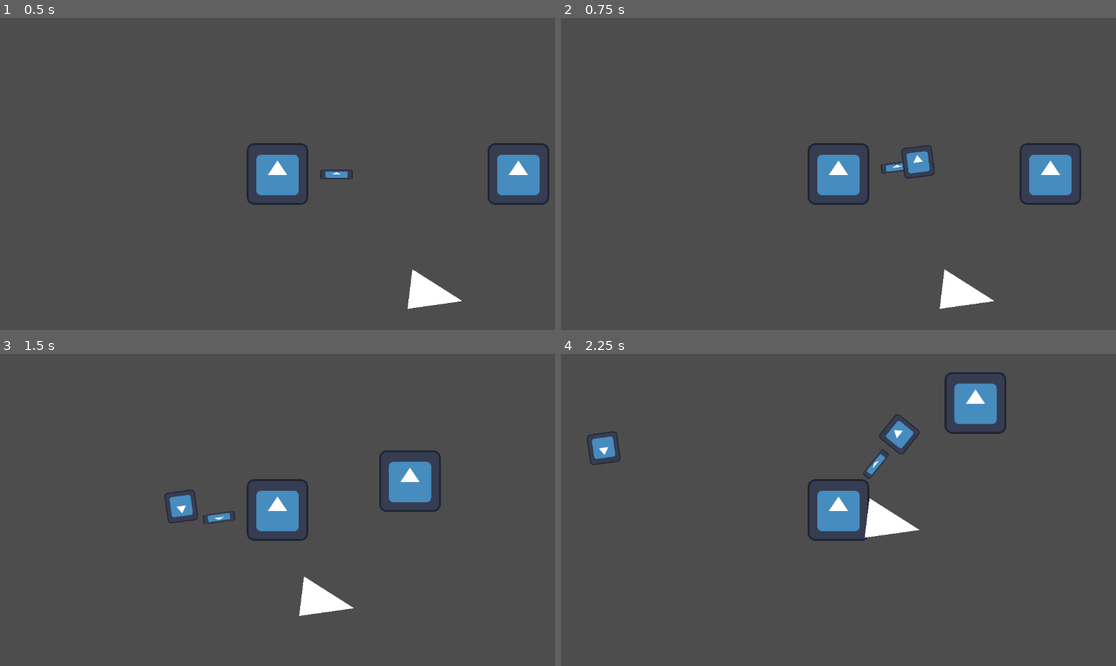
Above: before the commit, frames 1-4 (two rows, left to right).
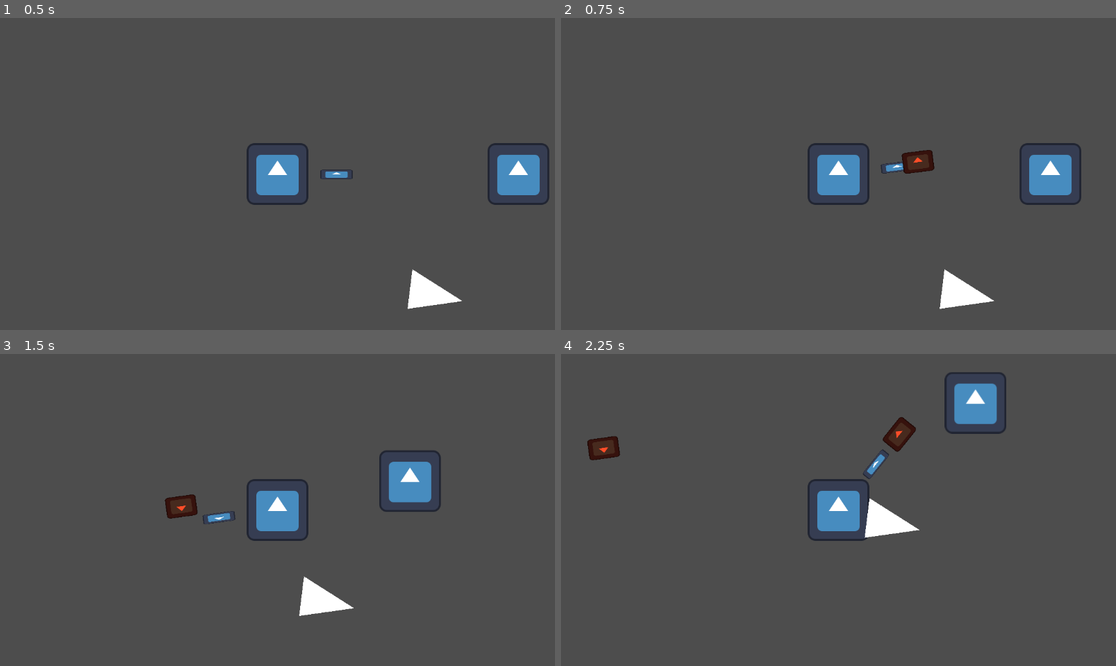
Above: after the commit, the same moments.

Repository: gbtsui/biofuel
Game: Godot game, scene res://testWorld.tscn
The game is run twice, just before and just after one commit, with the same random seed, the same clock (stepped at 60 frames per second) and the same inputs. Before the commit the project has no main scene; this scene is started directly in both runs. The engine's default icon, where the game draws it, is replaced by a stand-in: a white triangle on a blue panel in a dark square.
Inputs (mouse positions are in pixels of both pictures, inside the frame that each line leads up to):
- Up to frame 1 (0.5 s): no input
- Up to frame 2 (0.75 s): tap Enter at 0.5 s; move the mouse to (960, 158) at 0.52 s; hold D (right) from 0.53 s (still down); click (960, 158) at 0.6 s
- Up to frame 3 (1.5 s): move the mouse to (166, 525) at 1.27 s; release D (right) at 1.28 s; hold S (down) from 1.28 s (still down); click (166, 525) at 1.35 s
- Up to frame 4 (2.25 s): move the mouse to (894, 441) at 2.02 s; release S (down) at 2.03 s; hold D (right) from 2.03 s (still down); click (894, 441) at 2.1 s

Frame 1 is identical in both runs. In frame 2, 0.4% of the frame differs, in the area x 61-68%, y 40-52%; in frame 3, 0.4%; in frame 4, 0.9%, in the area x 4-65%, y 19-36%.

Commit message:
test: fire bullets :3

Diff:
--- a/project.godot
+++ b/project.godot
@@ -11,6 +11,7 @@
 [application]
 
 config/name="biofuel"
+run/main_scene="res://testWorld.tscn"
 config/features=PackedStringArray("4.3", "GL Compatibility")
 config/icon="res://icon.svg"
 
@@ -61,6 +62,13 @@
 ]
 }
 
+[layer_names]
+
+2d_physics/layer_1="player"
+2d_physics/layer_2="enemy"
+2d_physics/layer_3="bullet"
+2d_physics/layer_4="obstacle"
+
 [rendering]
 
 renderer/rendering_method="gl_compatibility"
--- a/scenes/bullets/bullet.tscn
+++ b/scenes/bullets/bullet.tscn
@@ -1,27 +1,23 @@
-[gd_scene load_steps=5 format=3 uid="uid://slnhvf4amlc3"]
+[gd_scene load_steps=2 format=3 uid="uid://slnhvf4amlc3"]
 
 [ext_resource type="Script" path="res://scripts/bullet.gd" id="1_ek4ew"]
-[ext_resource type="Texture2D" uid="uid://r4d6vww4n6u6" path="res://icon.svg" id="2_eaei8"]
-
-[sub_resource type="RectangleShape2D" id="RectangleShape2D_ihh52"]
-
-[sub_resource type="RectangleShape2D" id="RectangleShape2D_qqbik"]
 
 [node name="Bullet" type="CharacterBody2D"]
+collision_layer = 4
+collision_mask = 2
 script = ExtResource("1_ek4ew")
 
 [node name="Sprite2D" type="Sprite2D" parent="."]
 scale = Vector2(0.5, 0.5)
-texture = ExtResource("2_eaei8")
 
-[node name="CollisionShape2D" type="CollisionShape2D" parent="."]
+[node name="BulletCollision" type="CollisionShape2D" parent="."]
 scale = Vector2(3.08555, 3.08555)
-shape = SubResource("RectangleShape2D_ihh52")
 
-[node name="Area2D" type="Area2D" parent="."]
+[node name="BulletArea" type="Area2D" parent="."]
+collision_layer = 4
+collision_mask = 2
 
-[node name="CollisionShape2D" type="CollisionShape2D" parent="Area2D"]
+[node name="BulletAreaCollision" type="CollisionShape2D" parent="BulletArea"]
 scale = Vector2(3.84648, 3.84648)
-shape = SubResource("RectangleShape2D_qqbik")
 
-[connection signal="body_entered" from="Area2D" to="." method="_on_area_2d_body_entered"]
+[connection signal="body_entered" from="BulletArea" to="." method="_on_area_2d_body_entered"]
--- /dev/null
+++ b/scenes/bullets/fireBullet.tscn
@@ -0,0 +1,23 @@
+[gd_scene load_steps=6 format=3 uid="uid://dxhfbtbqh1rsa"]
+
+[ext_resource type="PackedScene" uid="uid://slnhvf4amlc3" path="res://scenes/bullets/bullet.tscn" id="1_3ce1y"]
+[ext_resource type="Script" path="res://scripts/fireBullet.gd" id="2_ah25a"]
+[ext_resource type="Texture2D" uid="uid://r4d6vww4n6u6" path="res://icon.svg" id="2_nqodb"]
+
+[sub_resource type="RectangleShape2D" id="RectangleShape2D_iy622"]
+
+[sub_resource type="RectangleShape2D" id="RectangleShape2D_v0k2b"]
+
+[node name="Bullet" instance=ExtResource("1_3ce1y")]
+script = ExtResource("2_ah25a")
+
+[node name="Sprite2D" parent="." index="0"]
+modulate = Color(1, 0.301961, 0.156863, 1)
+scale = Vector2(0.5, 0.34)
+texture = ExtResource("2_nqodb")
+
+[node name="BulletCollision" parent="." index="1"]
+shape = SubResource("RectangleShape2D_iy622")
+
+[node name="BulletAreaCollision" parent="BulletArea" index="0"]
+shape = SubResource("RectangleShape2D_v0k2b")
--- a/scripts/bullet.gd
+++ b/scripts/bullet.gd
@@ -4,9 +4,25 @@
 @export var speed: float = 400.0
 @export var damage: int = 10
 
+@export var bullet_effect = BULLET_EFFECT.NORMAL
+@export var bullet_effect_duration: float = 0
+@export var bullet_effect_damage: float = 0
+
+enum BULLET_EFFECT {
+	NORMAL,
+	FIRE,
+	CORROSION,
+	SLOW,
+	FREEZE
+}
+
+func setVelocity():
+	velocity = speed * Vector2(cos(global_rotation), sin(global_rotation))
+
+
 # Called when the node enters the scene tree for the first time.
 func _ready() -> void:
-	velocity = speed * Vector2(cos(global_rotation), sin(global_rotation))
+	setVelocity()
 
 func deleteBullet() -> void:
 	queue_free()
@@ -18,4 +34,5 @@
 func _on_area_2d_body_entered(body: Node2D) -> void:
 	if (body is Enemy):
 		body.damage(damage)
+		body.set_effect(bullet_effect, bullet_effect_duration, bullet_effect_damage)
 		deleteBullet()
--- a/scripts/enemy.gd
+++ b/scripts/enemy.gd
@@ -2,6 +2,18 @@
 class_name Enemy
 
 @export var hp: int = 100
+@export var selfEffect := EFFECT.NORMAL
+@export var effect_damage: float = 0
+var effect_timer = 0
+var effect_duration_timer = 0
+
+enum EFFECT {
+	NORMAL,
+	FIRE,
+	CORROSION,
+	SLOW,
+	FREEZE
+}
 
 func die() -> void:
 	print("dead lol")
@@ -16,6 +28,11 @@
 	if (hp < 1):
 		die()
 
+func set_effect(effect, effect_duration, effect_damage):
+	if (effect == EFFECT.FIRE):
+		selfEffect = effect
+		effect_duration_timer = effect_duration
+
 # Called when the node enters the scene tree for the first time.
 func _ready() -> void:
 	pass # Replace with function body.
@@ -23,4 +40,16 @@
 
 # Called every frame. 'delta' is the elapsed time since the previous frame.
 func _process(delta: float) -> void:
-	pass
+	if (selfEffect == EFFECT.FIRE && effect_timer < 0):
+		modulate = Color("e20000")
+		self.damage(effect_damage)
+		print("fire damage :( ", effect_duration_timer)
+
+	if effect_timer < 0:
+		effect_timer = 1
+
+	if (effect_duration_timer < 0):
+		selfEffect = EFFECT.NORMAL
+
+	effect_timer = effect_timer - delta
+	effect_duration_timer = effect_duration_timer - delta
--- /dev/null
+++ b/scripts/fireBullet.gd
@@ -0,0 +1,9 @@
+extends Bullet
+
+func _ready():
+	bullet_effect = BULLET_EFFECT.FIRE
+	bullet_effect_duration = 3.0
+	bullet_effect_damage = 5
+	damage = 20
+	speed = 400
+	setVelocity()
--- a/scripts/playerHand.gd
+++ b/scripts/playerHand.gd
@@ -1,6 +1,6 @@
 extends Node
 
-@export var Bullet : PackedScene = preload("res://scenes/bullets/bullet.tscn")
+@export var Bullet : PackedScene = preload("res://scenes/bullets/fireBullet.tscn")
 
 func shoot() -> void:
 	var bullet = Bullet.instantiate()
--- a/testWorld.tscn
+++ b/testWorld.tscn
@@ -53,6 +53,8 @@
 
 [node name="Enemy" type="CharacterBody2D" parent="."]
 position = Vector2(500, 0)
+collision_layer = 2
+collision_mask = 3
 script = ExtResource("4_x14bw")
 metadata/_edit_lock_ = true
 
